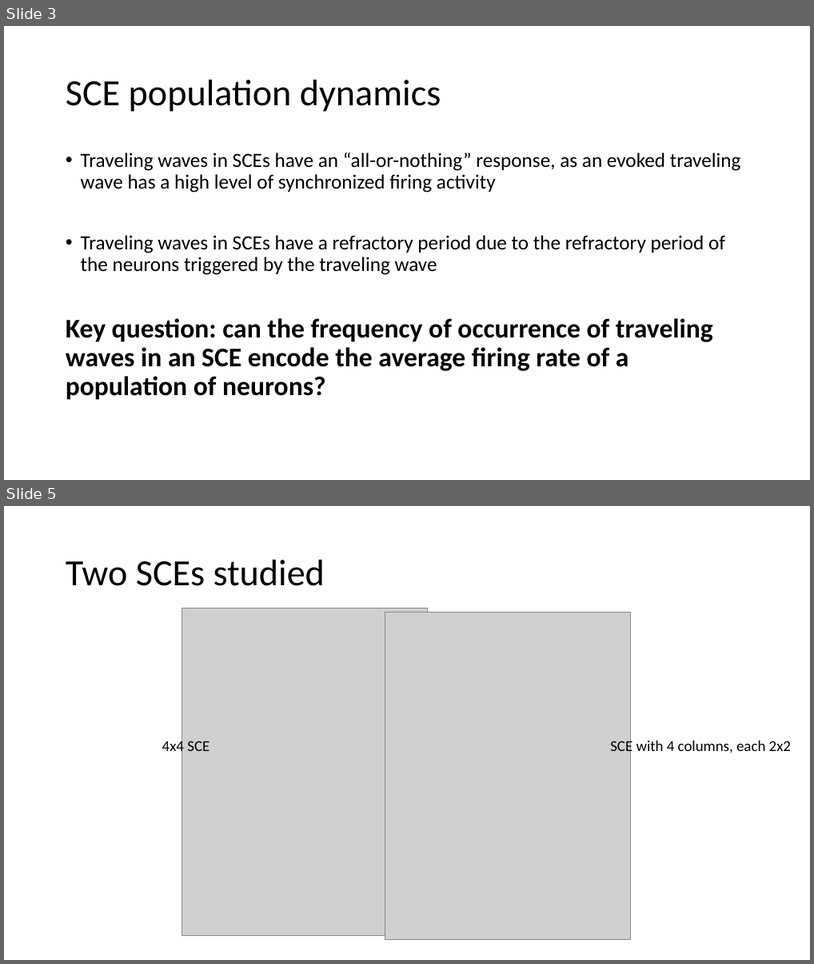
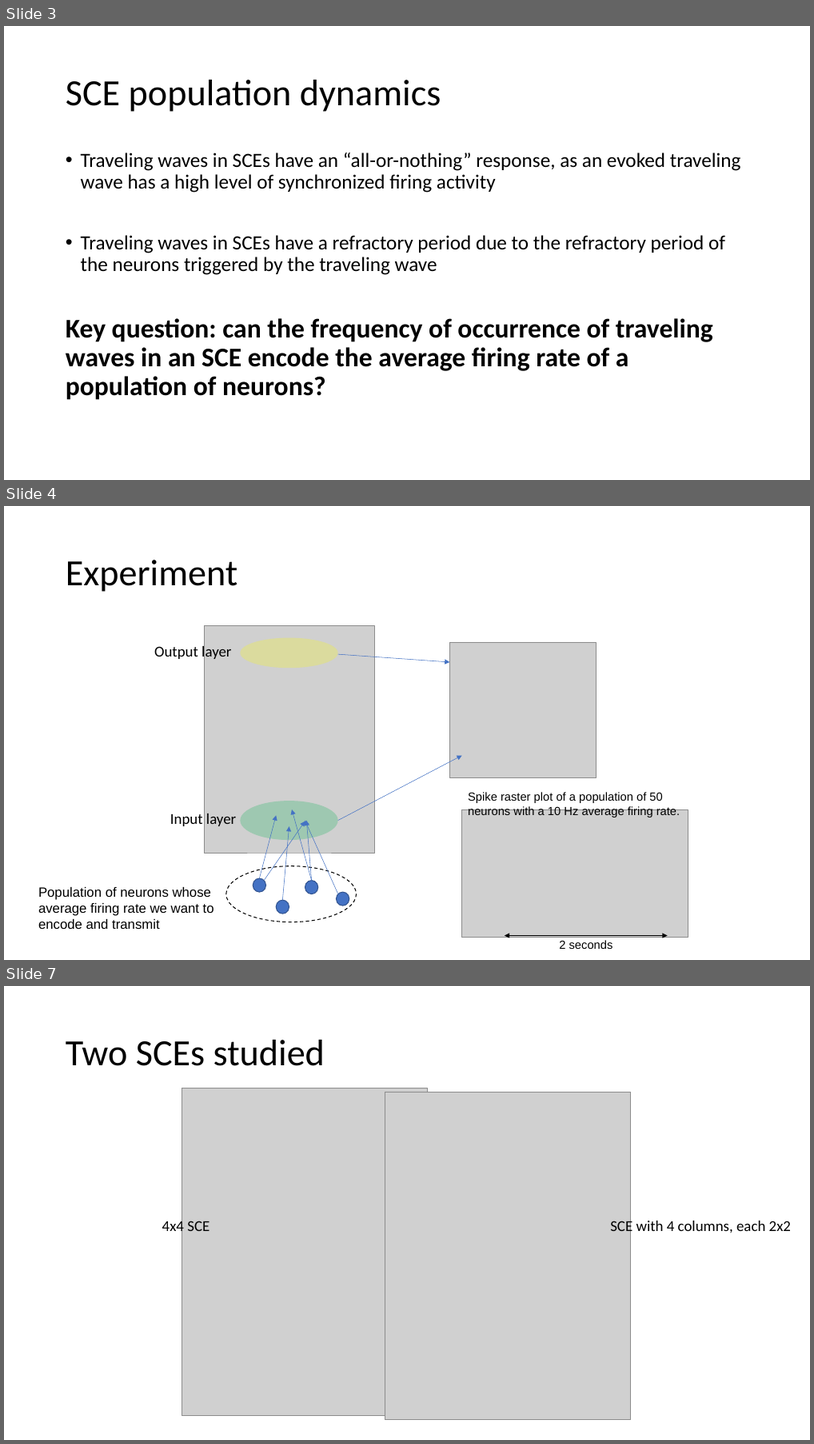
Before and after one commit to vbaker145/neuron, a slide deck: encoding_paper/Firing Rate Encoding Analysis.pptx. Shown one above the other, each under a label of ours: slides 3 and 5 before the commit, slides 3, 4 and 7 after it; the slides between them are not shown. The pictures are 814x964 and 814x1444 pixels, drawn with LibreOffice and Linux fonts; fonts in the diff are those of the drawing; grey boxes stand for pictures; background and template pictures are left out. Boxes give left, top, right and bottom in pixels: in the first picture for what was removed or moved away, otherwise in the second. Text is boxed around its words. In the diff, an @@ line names an element or a change of style, - is before the commit and + after.

Commit message:
Single 2x2 SCE firing rate encoding with connection strength

```diff
--- a/encoding_paper/Firing Rate Encoding Analysis.pptx
+++ b/encoding_paper/Firing Rate Encoding Analysis.pptx
@@ slide 4 added at (4, 506, 810, 960), background #FFFFFF @@
@@ title added at (66, 560, 238, 592), 44 pt, text #000000 @@
+Experiment
@@ text added at (154, 644, 231, 661), 18 pt, text #000000 @@
+Output layer
@@ picture added at (204, 626, 374, 852) @@
@@ ellipse added at (241, 638, 338, 668), fill #FFFF00 at 24% opacity @@
@@ picture added at (450, 642, 596, 778) @@
@@ arrow added from (338, 654) to (450, 662), #4472C4 0.5 pt @@
@@ arrow added from (338, 820) to (462, 756), #4472C4 0.5 pt @@
@@ text added at (468, 792, 680, 817), 14 pt, text #000000 @@
+Spike raster plot of a population of 50 neurons with a 10 Hz average firing rate.
@@ text added at (170, 813, 236, 826), 18 pt, text #000000 @@
+Input layer
@@ ellipse added at (241, 800, 338, 840), fill #00B050 at 24% opacity @@
@@ arrow added from (259, 878) to (276, 815), #4472C4 0.5 pt @@
@@ arrow added from (312, 880) to (292, 809), #4472C4 0.5 pt @@
@@ picture added at (462, 809, 689, 936) @@
@@ arrow added from (264, 880) to (306, 821), #4472C4 0.5 pt @@
@@ arrow added from (283, 900) to (290, 826), #4472C4 0.5 pt @@
@@ arrow added from (338, 894) to (306, 820), #4472C4 0.5 pt @@
@@ arrow added from (312, 880) to (306, 820), #4472C4 0.5 pt @@
@@ text added at (38, 887, 214, 928), 16 pt, text #000000 @@
+Population of neurons whose average firing rate we want to encode and transmit
@@ group added at (226, 866, 357, 922): 5 ellipses @@
@@ double arrow added from (505, 936) to (668, 936), #000000 0.5 pt @@
@@ text added at (559, 940, 614, 948), 14 pt, text #000000 @@
+2 seconds
@@ what was slide 5 is now slide 7 @@
```
Also in this commit, not shown: 1 other slide added, 6 other files.
